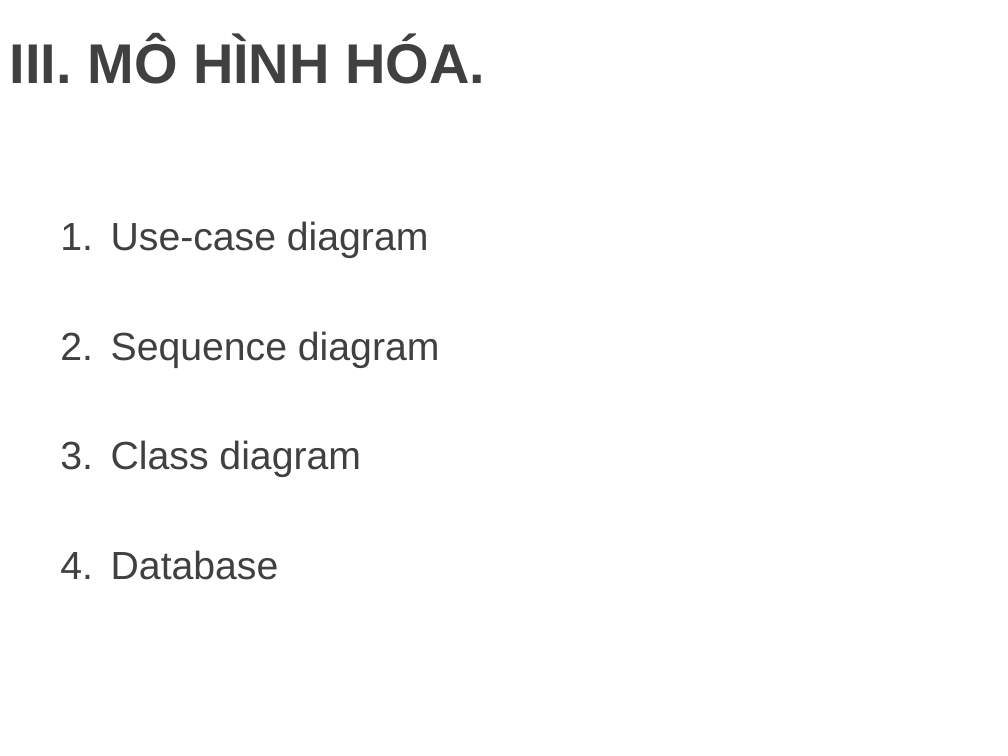
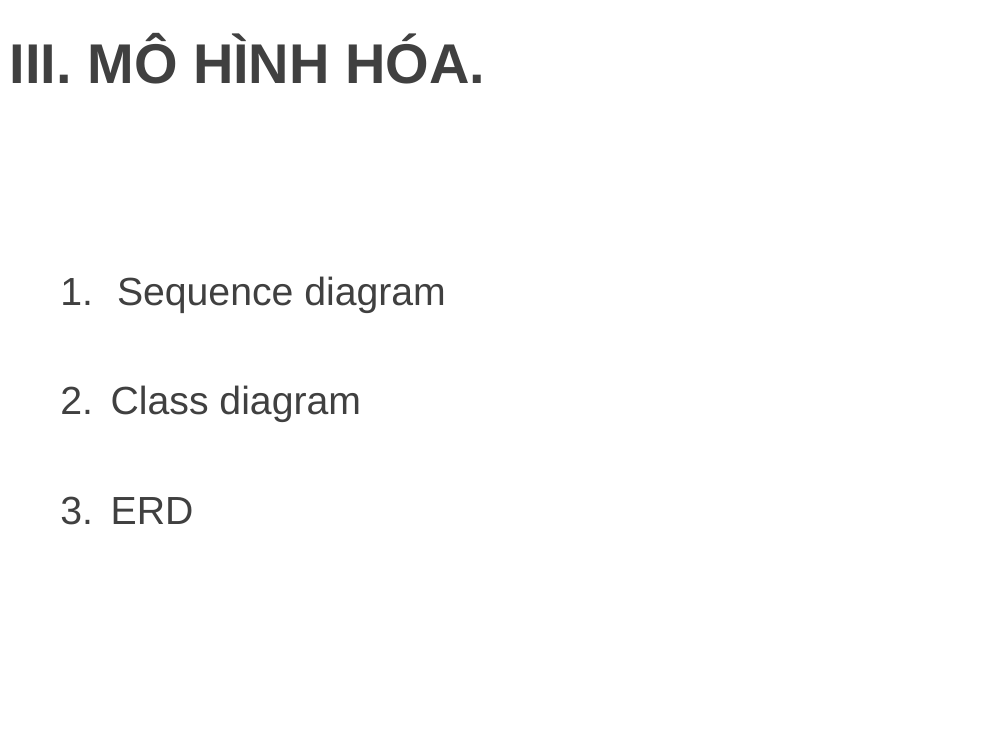
Before and after one commit to minhdat1602/2021_cnpm_group09, a slide deck: slide 15 of document_slide/slide.pptx (slide 14 before the commit). Drawn at 1008x756 pixels with LibreOffice and Linux fonts; fonts in the diff are those of the drawing; background and template pictures are left out. Boxes give left, top, right and bottom in pixels: in the first picture for what was removed or moved away, otherwise in the second. Text is boxed around its words. In the diff, an @@ line names an element or a change of style, - is before the commit and + after.

```diff
--- a/document_slide/slide.pptx
+++ b/document_slide/slide.pptx
@@ text at (111,221,429,258): paragraph removed @@
-1. Use-case diagram
@@ text at (117,276,446,313): indent changed @@
@@ text at (111,497,194,524): text changed @@
-4. Database
+3. ERD
```
Also in this commit, not shown: 10 other slides changed, 1 slide added.
